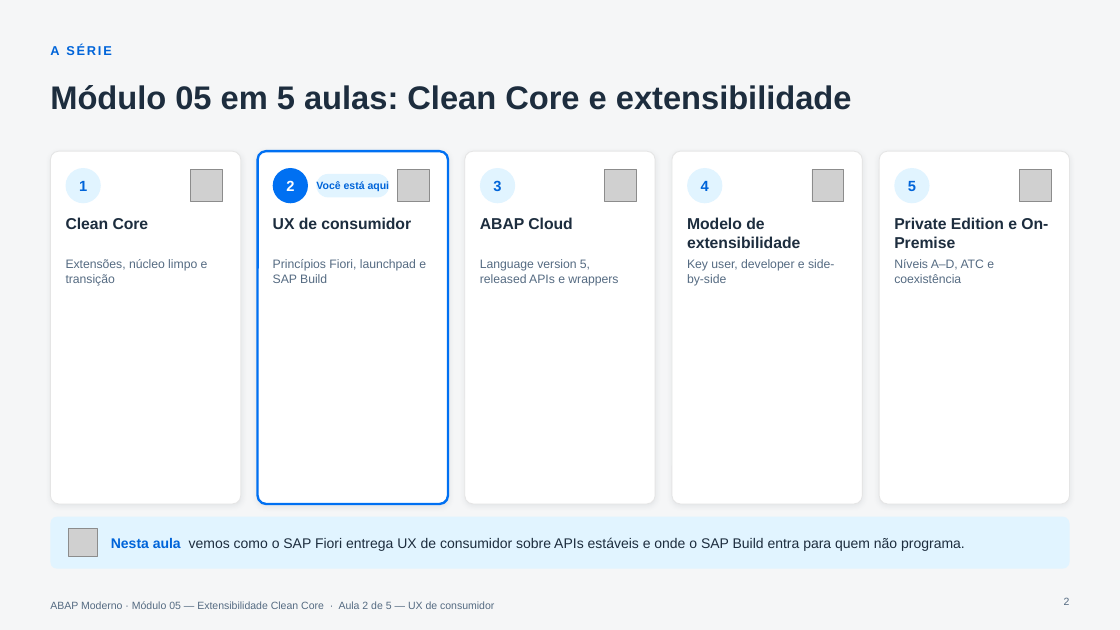
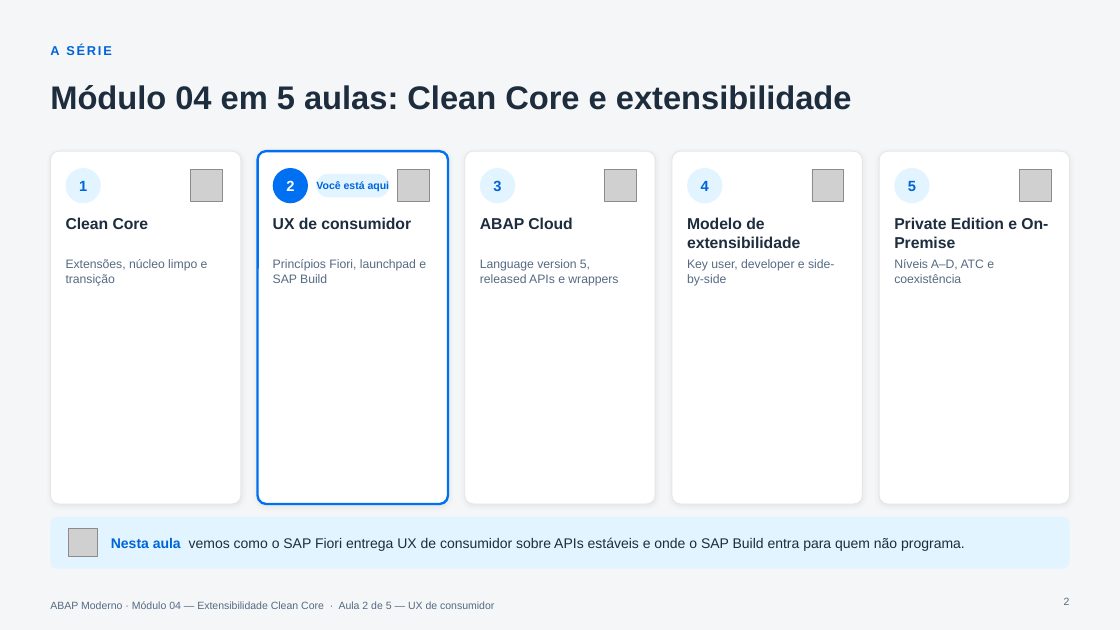
Before and after one commit to AdrianoBispo/estude-sap-abap-moderno, a slide deck: slide 2 of modulo-04/04.02 - Entendendo o Conceito de Experiência do Usuário de Nível de Consumidor/04.02_UX_de_consumidor_com_SAP_Fiori_e_SAP_Build.pptx. Drawn at 1120x630 pixels with LibreOffice and Linux fonts; fonts in the diff are those of the drawing; grey boxes stand for pictures. Boxes give left, top, right and bottom in pixels: in the first picture for what was removed or moved away, otherwise in the second. Text is boxed around its words. In the diff, an @@ line names an element or a change of style, - is before the commit and + after.

```diff
--- a/modulo-04/04.02 - Entendendo o Conceito de Experiência do Usuário de Nível de Consumidor/04.02_UX_de_consumidor_com_SAP_Fiori_e_SAP_Build.pptx
+++ b/modulo-04/04.02 - Entendendo o Conceito de Experiência do Usuário de Nível de Consumidor/04.02_UX_de_consumidor_com_SAP_Fiori_e_SAP_Build.pptx
@@ title at [50, 85, 852, 110]: text changed @@
-Módulo 05 em 5 aulas: Clean Core e extensibilidade
+Módulo 04 em 5 aulas: Clean Core e extensibilidade
@@ text at [50, 601, 494, 609]: text changed @@
-ABAP Moderno · Módulo 05 — Extensibilidade Clean Core · Aula 2 de 5 — UX de consumidor
+ABAP Moderno · Módulo 04 — Extensibilidade Clean Core · Aula 2 de 5 — UX de consumidor
```
Also in this commit, not shown: 14 other slides changed, 44 other files.
